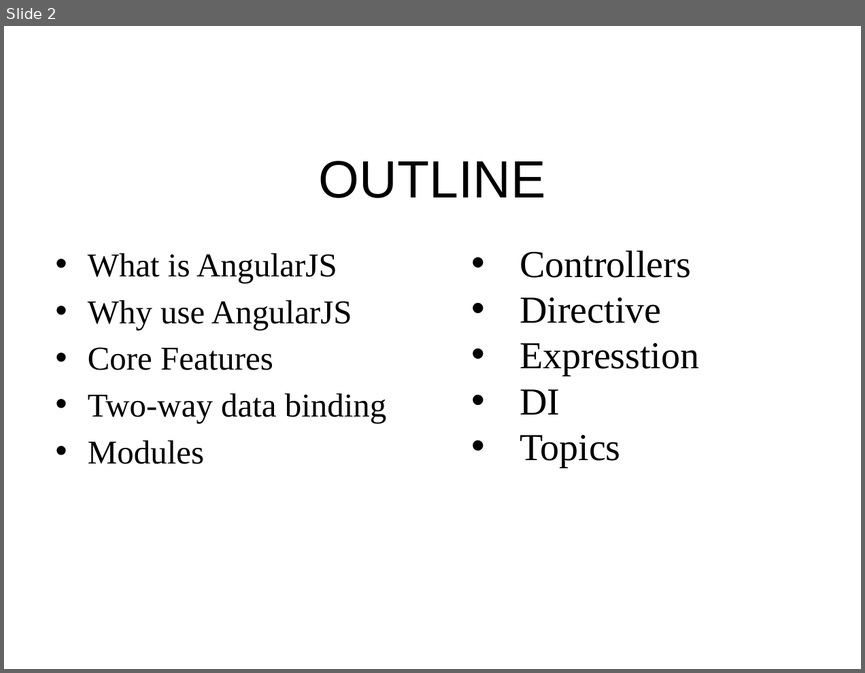
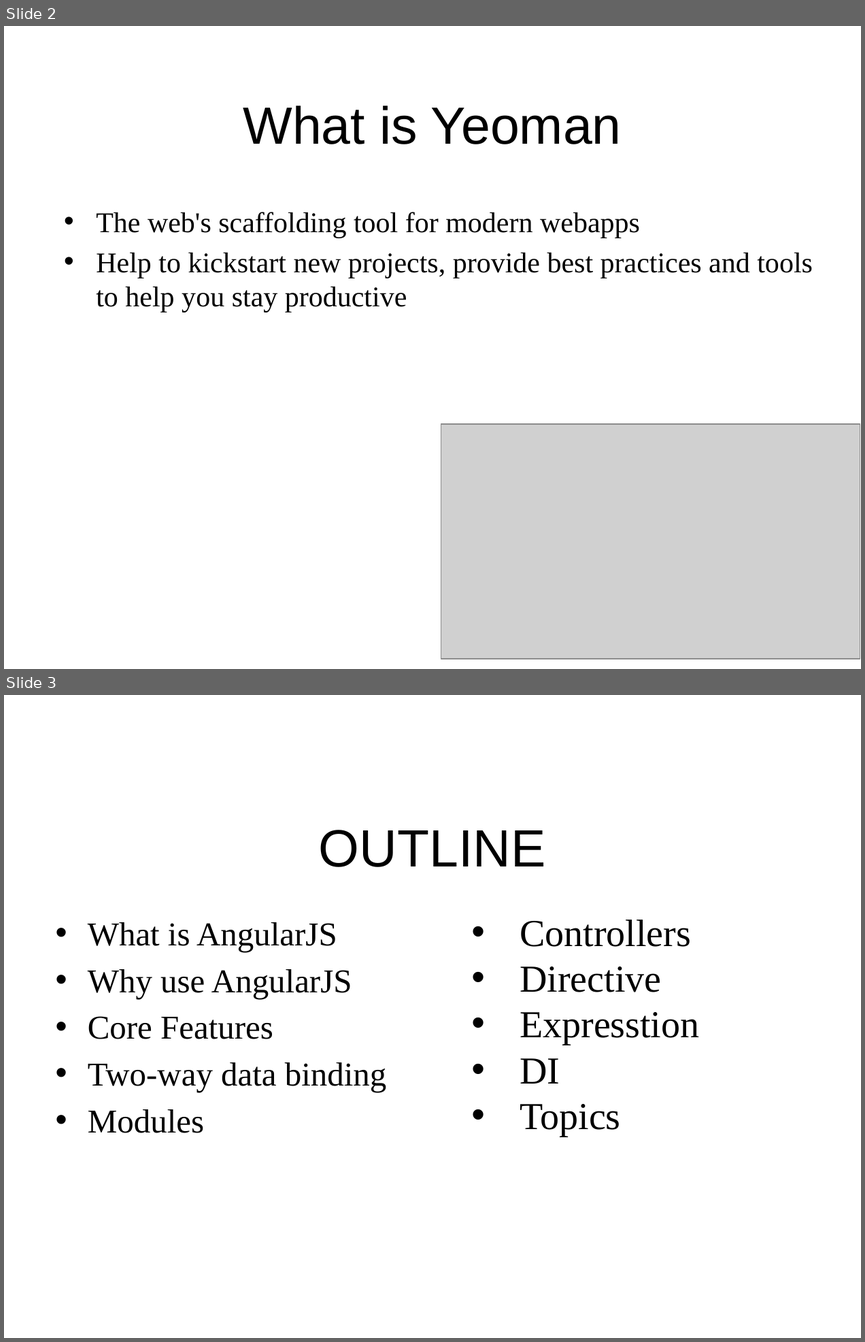
Before and after one commit to sonvq-qsoftvn/angularjs-training, a slide deck: QS_Training_AngularJS_Yeoman, Grunt, Gulp - SonVQ.pptx. Shown one above the other, each under a label of ours: slide 2 before the commit, slides 2 and 3 after it. The pictures are 865x673 and 865x1342 pixels, drawn with LibreOffice and Linux fonts; fonts in the diff are those of the drawing; grey boxes stand for pictures; background and template pictures are left out. Boxes give left, top, right and bottom in pixels: in the first picture for what was removed or moved away, otherwise in the second. Text is boxed around its words. In the diff, an @@ line names an element or a change of style, - is before the commit and + after.

```diff
--- a/QS_Training_AngularJS_Yeoman, Grunt, Gulp - SonVQ.pptx
+++ b/QS_Training_AngularJS_Yeoman, Grunt, Gulp - SonVQ.pptx
@@ slide 2 added at box(4, 26, 861, 669), background picture (left out) @@
@@ title added at box(243, 106, 621, 144), 44 pt, text #000000 @@
+What is Yeoman
@@ text added at box(96, 212, 813, 312), 24 pt, text #000000 @@
+• The web's scaffolding tool for modern webapps
+• Help to kickstart new projects, provide best practices and tools to help you stay productive
@@ picture added at box(441, 424, 860, 658) @@
@@ what was slide 2 is now slide 3 @@
```
Also in this commit, not shown: 1 slide changed, 1 other file.
